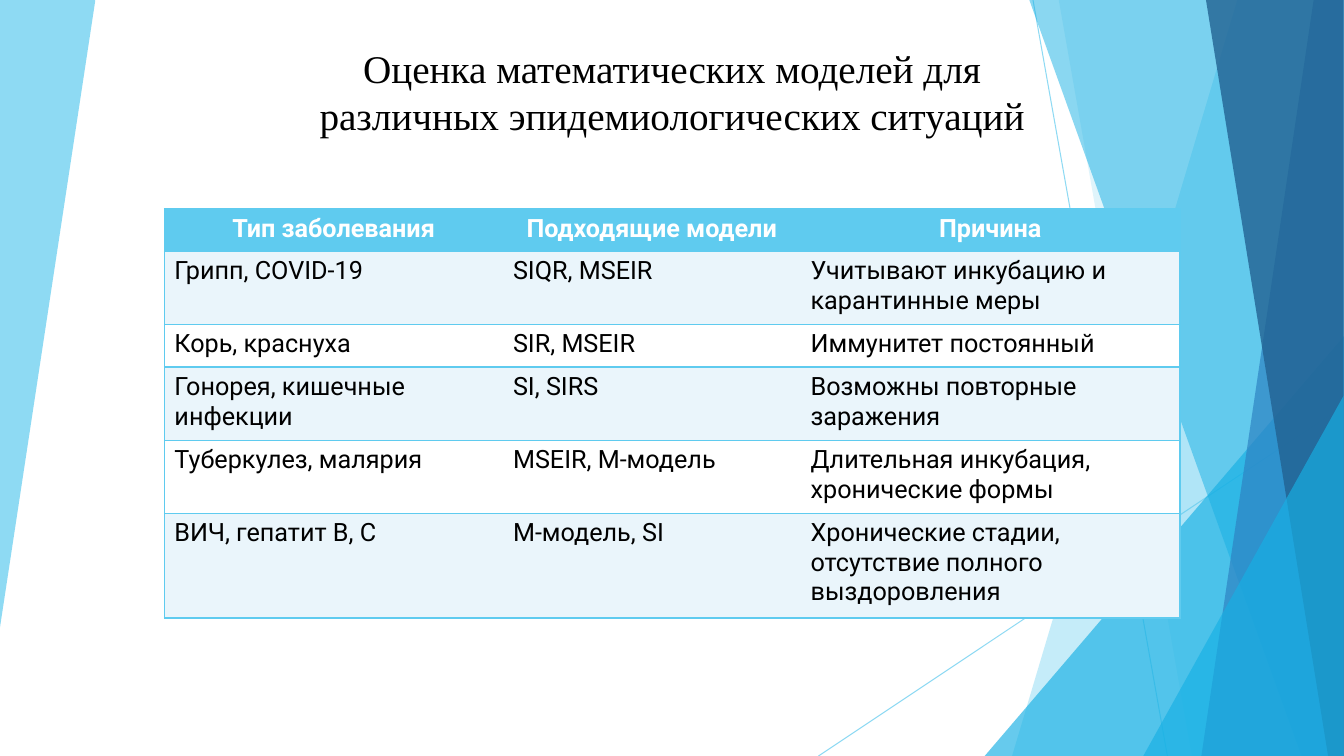
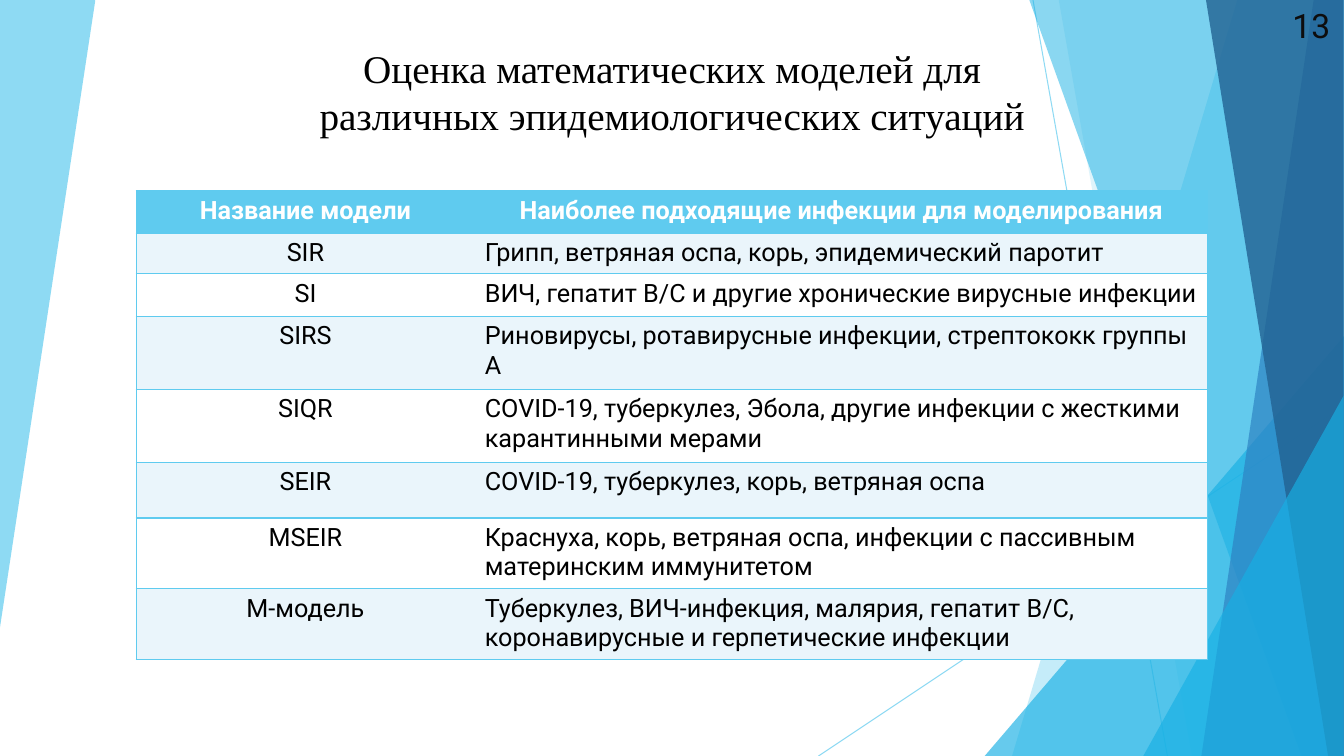
Before and after one commit to wolfufu/EpidemicModelsApp, a slide deck: slide 13 of ПрезентацияДиплом.pptx (slide 16 before the commit). Drawn at 1344x756 pixels with LibreOffice and Linux fonts; fonts in the diff are those of the drawing. Boxes give left, top, right and bottom in pixels: in the first picture for what was removed or moved away, otherwise in the second. Text is boxed around its words. In the diff, an @@ line names an element or a change of style, - is before the commit and + after.

```diff
--- a/ПрезентацияДиплом.pptx
+++ b/ПрезентацияДиплом.pptx
@@ text added at <box>1292,14,1330,39</box>, 24 pt, text #0D0D0D @@
+13
@@ table at <box>136,191,1208,659</box> @@
-Тип заболевания | Подходящие модели | Причина
-Грипп, COVID-19 | SIQR, MSEIR | Учитывают инкубацию и карантинные меры
-Корь, краснуха | SIR, MSEIR | Иммунитет постоянный
-Гонорея, кишечные инфекции | SI, SIRS | Возможны повторные заражения
-Туберкулез, малярия | MSEIR, M-модель | Длительная инкубация, хронические формы
-ВИЧ, гепатит B, C | M-модель, SI | Хронические стадии, отсутствие полного выздоровления
+Название модели | Наиболее подходящие инфекции для моделирования
+SIR | Грипп, ветряная оспа, корь, эпидемический паротит
+SI | ВИЧ, гепатит B/C и другие хронические вирусные инфекции
+SIRS | Риновирусы, ротавирусные инфекции, стрептококк группы A
+SIQR | COVID-19, туберкулез, Эбола, другие инфекции с жесткими карантинными мерами
+SEIR | COVID-19, туберкулез, корь, ветряная оспа
+MSEIR | Краснуха, корь, ветряная оспа, инфекции с пассивным материнским иммунитетом
+M-модель | Туберкулез, ВИЧ-инфекция, малярия, гепатит B/C, коронавирусные и герпетические инфекции
@@ table: place and size @@
-table at <box>164,209,1181,618</box>
+table at <box>136,191,1208,659</box>
```
Also in this commit, not shown: 18 other slides changed, 2 slides added, 9 other files.
